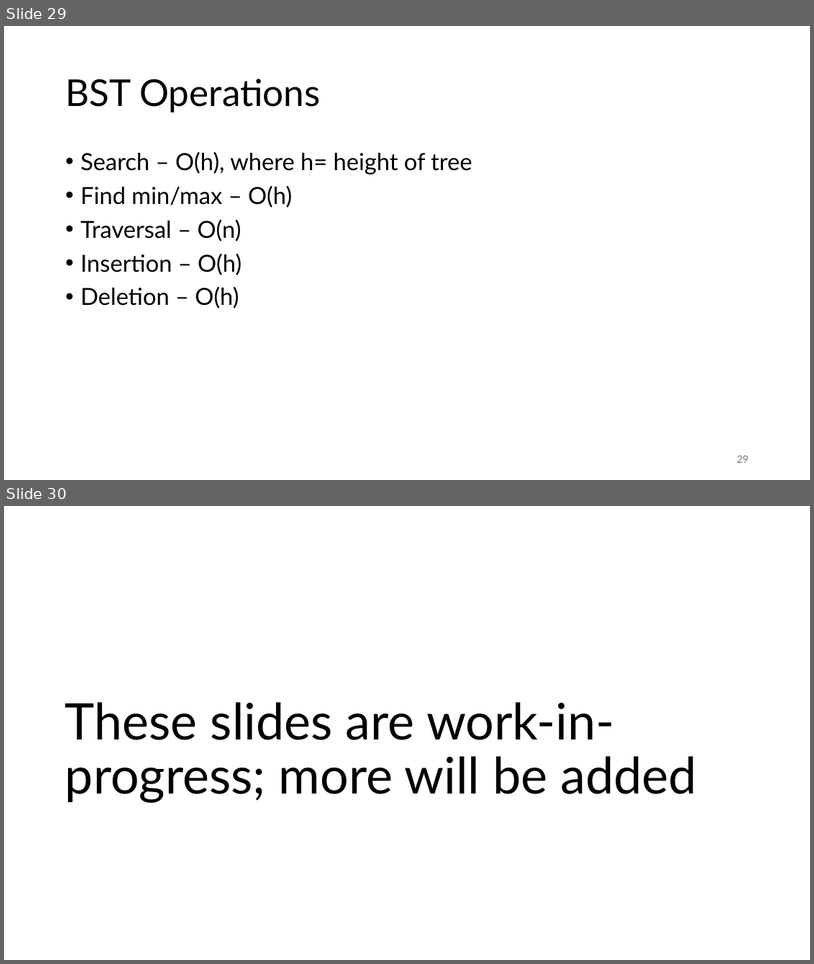
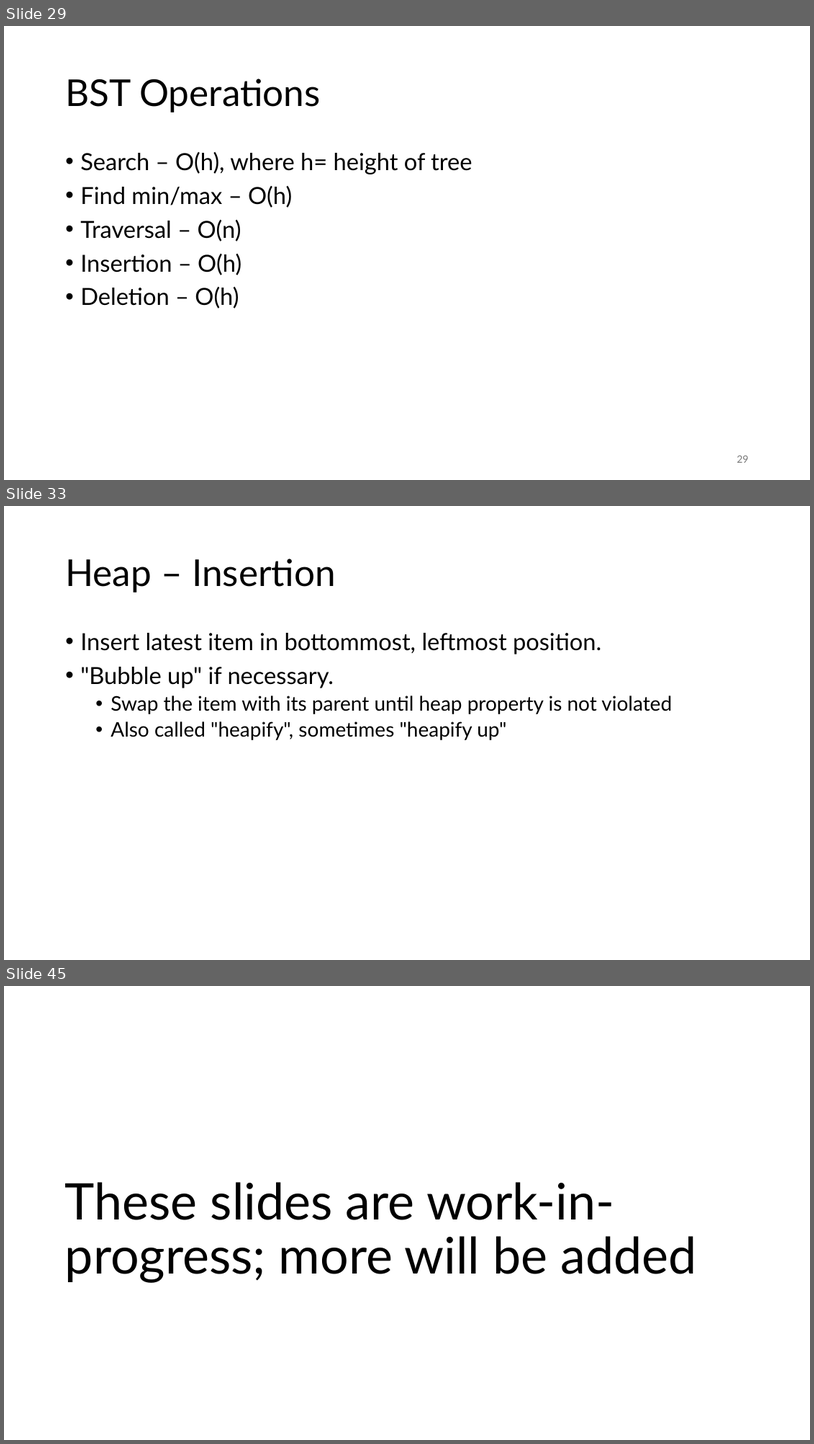
Before and after one commit to SMC-CS-374-Sp26/Unit-2-Data-Structures, a slide deck: 374 DS in detail.pptx. Shown one above the other, each under a label of ours: slides 29 and 30 before the commit, slides 29, 33 and 45 after it; the slides between them are not shown. The pictures are 814x964 and 814x1444 pixels, drawn with LibreOffice and Linux fonts; fonts in the diff are those of the drawing. Boxes give left, top, right and bottom in pixels: in the first picture for what was removed or moved away, otherwise in the second. Text is boxed around its words. In the diff, an @@ line names an element or a change of style, - is before the commit and + after.

```diff
--- a/374 DS in detail.pptx
+++ b/374 DS in detail.pptx
@@ slide 33 added at [4,506,810,960], background #FFFFFF @@
@@ title added at [65,559,336,592], 44 pt, text #000000 @@
+Heap – Insertion
@@ text added at [80,633,672,740], 24 pt, text #000000 @@
+• Insert latest item in bottommost, leftmost position.
+• "Bubble up" if necessary.
+  • Swap the item with its parent until heap property is not violated
+  • Also called "heapify", sometimes "heapify up"
@@ what was slide 30 is now slide 45 @@
```
Also in this commit, not shown: 14 other slides added, 1 other file.
